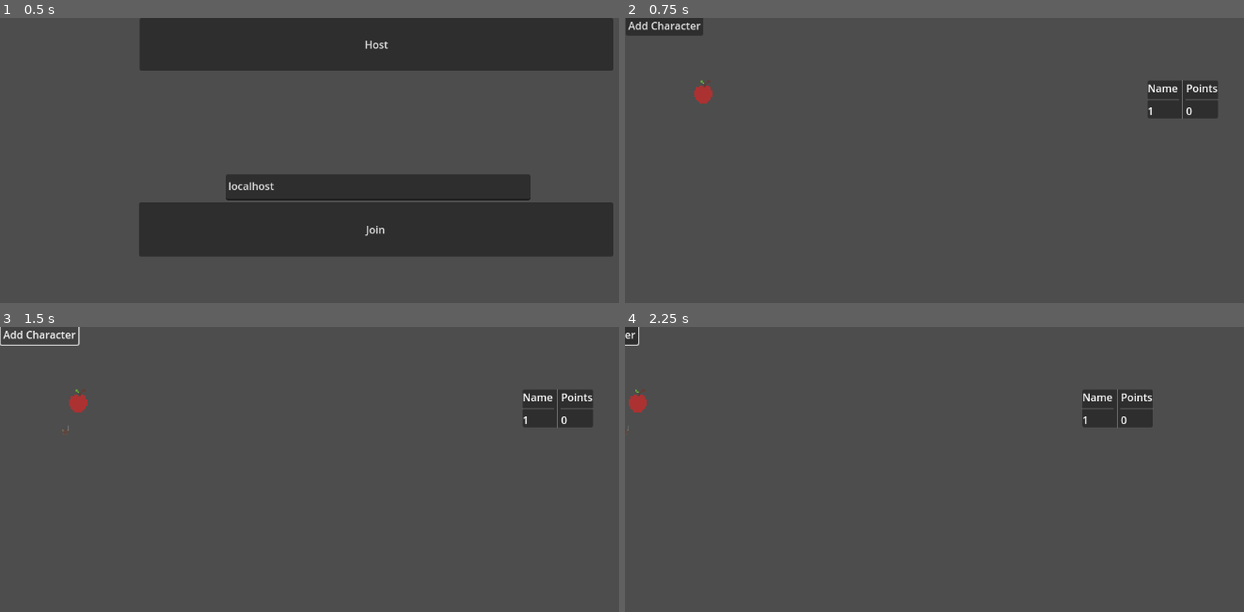
Above: before the commit, frames 1-4 (two rows, left to right).
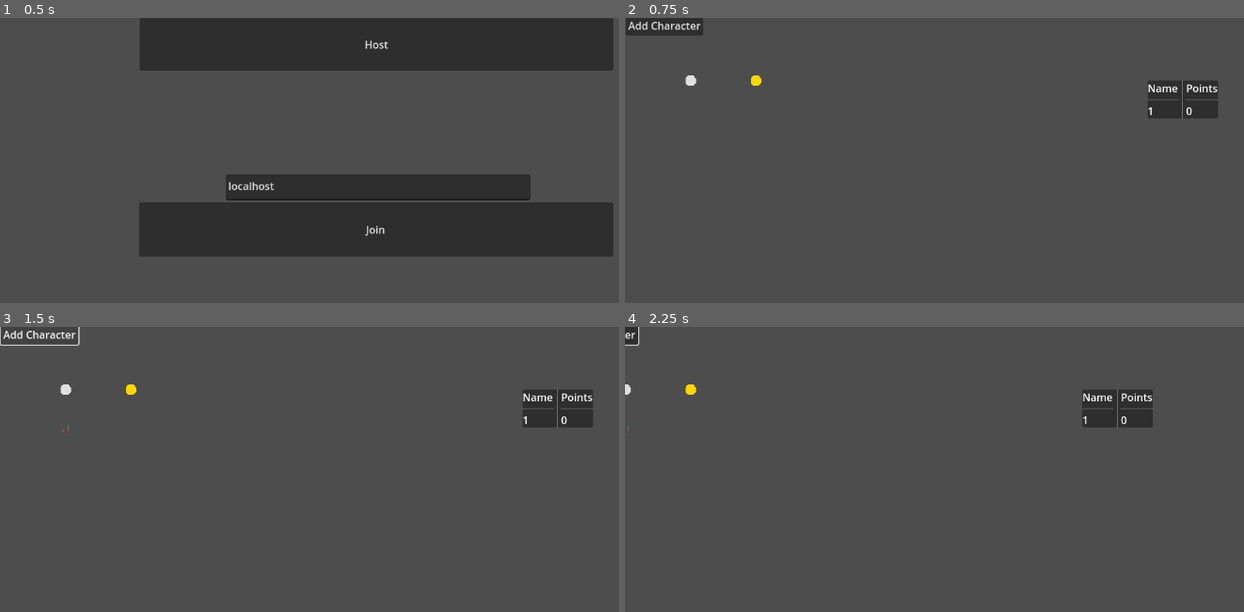
Above: after the commit, the same moments.

Repository: tomeng99/aoe-game-godot
Game: Godot game, scene res://scenes/Menu.tscn
Same seed, same stepped clock (60 frames per second), same inputs: the game is played once before the commit and once after it.
Inputs (mouse positions are in pixels of both pictures, inside the frame that each line leads up to):
- Up to frame 1 (0.5 s): no input
- Up to frame 2 (0.75 s): click "Host" at 0.5 s
- Up to frame 3 (1.5 s): click "Add Character" at 1.25 s
- Up to frame 4 (2.25 s): tap Enter at 2 s; move the mouse to (693, 429) at 2.02 s; hold Right (ui_right) from 2.03 s (still down); click (693, 429) at 2.17 s

Frame 1 is identical in both runs. In frame 2, 0.3% of the frame differs, in the area x 9-23%, y 20-31%; in frame 3, 0.3%; in frame 4, 0.2%.

Commit message:
Feature: Resource handling

Diff:
--- a/scenes/AnotherCharacterSlow.tscn
+++ b/scenes/AnotherCharacterSlow.tscn
@@ -1,6 +1,6 @@
 [gd_scene load_steps=5 format=3 uid="uid://dyfqrh1pynktn"]
 
-[ext_resource type="Script" path="res://scenes/character.gd" id="1_sh4du"]
+[ext_resource type="Script" path="res://scripts/character.gd" id="1_sh4du"]
 [ext_resource type="Texture2D" uid="uid://bb2vbok6qa2ys" path="res://resources/horse.tres" id="2_6743o"]
 
 [sub_resource type="RectangleShape2D" id="RectangleShape2D_nd2vt"]
--- a/scenes/Character.tscn
+++ b/scenes/Character.tscn
@@ -1,6 +1,6 @@
 [gd_scene load_steps=5 format=3 uid="uid://jrgtn7h5ckjh"]
 
-[ext_resource type="Script" path="res://scenes/character.gd" id="1_6msvc"]
+[ext_resource type="Script" path="res://scripts/character.gd" id="1_6msvc"]
 [ext_resource type="Texture2D" uid="uid://k8prr3csd3gv" path="res://resources/minions.tres" id="2_q11rq"]
 
 [sub_resource type="RectangleShape2D" id="RectangleShape2D_nd2vt"]
@@ -9,6 +9,9 @@
 properties/0/path = NodePath(".:position")
 properties/0/spawn = true
 properties/0/replication_mode = 1
+properties/1/path = NodePath(".:rotation")
+properties/1/spawn = true
+properties/1/replication_mode = 1
 
 [node name="Character" type="CharacterBody2D"]
 position = Vector2(94, 50)
--- a/scenes/Menu.tscn
+++ b/scenes/Menu.tscn
@@ -1,7 +1,7 @@
 [gd_scene load_steps=3 format=3 uid="uid://b0enmd52uw1gw"]
 
-[ext_resource type="Script" path="res://scenes/menu.gd" id="1_a28gd"]
-[ext_resource type="Script" path="res://scenes/multiplayer_spawner.gd" id="3_msxbj"]
+[ext_resource type="Script" path="res://scripts/menu.gd" id="1_a28gd"]
+[ext_resource type="Script" path="res://scripts/multiplayer_spawner.gd" id="3_msxbj"]
 
 [node name="Menu" type="Node2D"]
 script = ExtResource("1_a28gd")
@@ -46,7 +46,7 @@
 placeholder_text = "IP"
 
 [node name="MultiplayerSpawner" type="MultiplayerSpawner" parent="."]
-_spawnable_scenes = PackedStringArray("res://scenes/Player.tscn", "res://scenes/Character.tscn", "res://scenes/AnotherCharacterSlow.tscn", "res://scenes/apple.tscn", "res://scenes/Scoreboard.tscn")
+_spawnable_scenes = PackedStringArray("res://scenes/Player.tscn", "res://scenes/Character.tscn", "res://scenes/AnotherCharacterSlow.tscn", "res://scenes/Scoreboard.tscn", "res://scenes/resource.tscn", "res://scenes/resourceMesh.tscn")
 spawn_path = NodePath("..")
 script = ExtResource("3_msxbj")
 
--- a/scenes/Player.tscn
+++ b/scenes/Player.tscn
@@ -1,7 +1,7 @@
 [gd_scene load_steps=3 format=3 uid="uid://c6ye8nk3emdak"]
 
-[ext_resource type="Script" path="res://scenes/camera_2d.gd" id="1_rsto3"]
-[ext_resource type="Script" path="res://scenes/selection_box.gd" id="2_3f5gh"]
+[ext_resource type="Script" path="res://scripts/camera_2d.gd" id="1_rsto3"]
+[ext_resource type="Script" path="res://scripts/selection_box.gd" id="2_3f5gh"]
 
 [node name="Player" type="Node2D"]
 script = ExtResource("2_3f5gh")
--- a/scenes/apple.gd
+++ /dev/null
@@ -1,30 +0,0 @@
-extends Node2D
-
-# Called when the node enters the scene tree for the first time.
-func _ready() -> void:
-	$Area2D.body_entered.connect(_on_click)
-
-func _on_click(body: Node2D):
-	if multiplayer.is_server():
-		var scoreboard_points_node = get_tree().get_root().get_node_or_null("/root/Menu/Scoreboard/PanelContainer/Entries/Points")
-
-		var points_name = "Points_" + str(body.get_multiplayer_authority())
-		var points_node = scoreboard_points_node.get_node_or_null(points_name)
-
-		if points_node == null:
-			points_node = preload("res://scenes/Score.tscn").instantiate()
-			points_node.text = str(1)
-			points_node.name = points_name
-			scoreboard_points_node.add_child(points_node)
-
-			var scoreboard_names_node = get_tree().get_root().get_node_or_null("/root/Menu/Scoreboard/PanelContainer/Entries/Names")
-			var name_label = preload("res://scenes/Score.tscn").instantiate()
-			name_label.text = str(body.get_multiplayer_authority())
-			scoreboard_names_node.add_child(name_label)
-		else:
-			points_node.text = str(int(points_node.text)+1)
-
-
-# Called every frame. 'delta' is the elapsed time since the previous frame.
-func _process(delta: float) -> void:
-	pass
--- a/scenes/apple.tscn
+++ b/scenes/resource.tscn
@@ -1,7 +1,8 @@
-[gd_scene load_steps=5 format=3 uid="uid://8fxf5owjw5hj"]
+[gd_scene load_steps=6 format=3 uid="uid://8fxf5owjw5hj"]
 
-[ext_resource type="Script" path="res://scenes/apple.gd" id="1_j78od"]
-[ext_resource type="Texture2D" uid="uid://conpdhhjpr1gn" path="res://resources/apple.png" id="2_vf6d0"]
+[ext_resource type="Script" path="res://scripts/resource.gd" id="1_pgwip"]
+[ext_resource type="Texture2D" uid="uid://dsohcnf1pue0p" path="res://resources/gold.png" id="2_fehw4"]
+[ext_resource type="Texture2D" uid="uid://curms3lih3rmv" path="res://resources/iron.png" id="3_161sq"]
 
 [sub_resource type="SceneReplicationConfig" id="SceneReplicationConfig_gq58j"]
 properties/0/path = NodePath(".:position")
@@ -11,14 +12,10 @@
 [sub_resource type="CircleShape2D" id="CircleShape2D_xh3va"]
 radius = 19.4165
 
-[node name="Apple" type="Node2D"]
-script = ExtResource("1_j78od")
-
-[node name="TextureRect" type="TextureRect" parent="."]
-texture_filter = 1
-offset_right = 40.0
-offset_bottom = 40.0
-texture = ExtResource("2_vf6d0")
+[node name="resource" type="Node2D"]
+script = ExtResource("1_pgwip")
+gold_texture = ExtResource("2_fehw4")
+iron_texture = ExtResource("3_161sq")
 
 [node name="MultiplayerSynchronizer" type="MultiplayerSynchronizer" parent="."]
 replication_config = SubResource("SceneReplicationConfig_gq58j")
@@ -28,3 +25,5 @@
 [node name="CollisionShape2D" type="CollisionShape2D" parent="Area2D"]
 position = Vector2(19, 19)
 shape = SubResource("CircleShape2D_xh3va")
+
+[node name="Sprite2D" type="Sprite2D" parent="."]
--- /dev/null
+++ b/scenes/resourceMesh.tscn
@@ -0,0 +1,8 @@
+[gd_scene load_steps=3 format=3 uid="uid://bseifa0o1qyfy"]
+
+[ext_resource type="Script" path="res://scripts/resource_mesh.gd" id="1_rrr1a"]
+[ext_resource type="PackedScene" uid="uid://8fxf5owjw5hj" path="res://scenes/resource.tscn" id="2_0grkb"]
+
+[node name="ResourceMesh" type="Node2D"]
+script = ExtResource("1_rrr1a")
+resource_scene = ExtResource("2_0grkb")
--- a/scenes/menu.gd
+++ b/scripts/menu.gd
@@ -13,9 +13,8 @@
 	# Add the main scene first
 	#var main = main_scene.instantiate()
 	#add_child(main)
-	var apple = preload("res://scenes/apple.tscn").instantiate()
-	apple.global_position = Vector2(100, 100)
-	add_child(apple)
+	var resources = preload("res://scenes/resourceMesh.tscn").instantiate()
+	add_child(resources)
 	var scoreboard = preload("res://scenes/Scoreboard.tscn").instantiate()
 	scoreboard.global_position = Vector2(800, 100)
 	add_child(scoreboard)
--- /dev/null
+++ b/scripts/resource.gd
@@ -0,0 +1,67 @@
+extends Node2D
+
+@export var resource_name: String = "Generic Resource"
+@export var total_resource_amount: int = 10
+@export var required_time: int = 2
+
+@onready var sprite: Sprite2D = $Sprite2D  # Reference to the sprite
+
+@export var gold_texture: Texture2D
+@export var iron_texture: Texture2D
+
+
+var tracked_players = {}
+var extracted_resource = 0
+
+func _ready() -> void:
+	apply_texture();
+	$Area2D.body_entered.connect(_on_enter)
+	$Area2D.body_exited.connect(_on_exit)
+
+	var check_timer = Timer.new()
+	check_timer.wait_time = 1
+	check_timer.autostart = true
+	check_timer.timeout.connect(_check_players)
+	add_child(check_timer)
+
+func _on_enter(body: Node2D):
+	if multiplayer.is_server():
+		tracked_players[body] = 0
+
+func _on_exit(body: Node2D):
+	if body in tracked_players:
+		tracked_players.erase(body)
+
+func _check_players():
+	if multiplayer.is_server():
+		for player in tracked_players.keys():
+			tracked_players[player] += 1
+
+			if tracked_players[player] >= required_time:
+				tracked_players[player] -= required_time
+				update_scoreboard(player)
+				extracted_resource += 1
+				if extracted_resource >= total_resource_amount:
+					pass
+					# TODO  despawn_resource() I did not get this to work with mp :))
+
+func update_scoreboard(body: Node2D):
+	var scoreboard_points_node = get_tree().get_root().get_node_or_null("/root/Menu/Scoreboard/PanelContainer/Entries/Points")
+
+	if scoreboard_points_node:
+		var points_name = "Points" + "_" + str(body.get_multiplayer_authority())
+		var points_node = scoreboard_points_node.get_node_or_null(points_name)
+		points_node.text = str(int(points_node.text) + 1)
+
+func despawn_resource():
+	print(resource_name, "depleted! Despawning...")
+	queue_free()  # Remove from scene
+
+func apply_texture():
+	match resource_name:
+		"gold":
+			sprite.texture = gold_texture
+		"iron":
+			sprite.texture = iron_texture
+		_:
+			print("Unknown resource type:", resource_name)
--- /dev/null
+++ b/scripts/resource_mesh.gd
@@ -0,0 +1,16 @@
+extends Node2D
+
+@export var resource_scene: PackedScene
+
+# Called when the node enters the scene tree for the first time.
+func _ready() -> void:
+	spawn_resource("iron", Vector2(100, 100))
+	spawn_resource("gold", Vector2(200, 100))
+
+
+func spawn_resource(resource_type: String, spawn_position: Vector2):
+	var resource_instance = resource_scene.instantiate()
+	resource_instance.position = spawn_position
+	resource_instance.resource_name = resource_type
+	add_child(resource_instance)
+	print("Spawned", resource_type, "at:", spawn_position)
Binary file added: resources/gold.png
Not shown, added: resources/gold.png.import
Binary file added: resources/iron.png
Not shown, added: resources/iron.png.import
Renamed: scenes/camera_2d.gd -> scripts/camera_2d.gd
Renamed: scenes/character.gd -> scripts/character.gd
Renamed: scenes/multiplayer_spawner.gd -> scripts/multiplayer_spawner.gd
Renamed: scenes/selection_box.gd -> scripts/selection_box.gd
Not shown, added: scenes/res297B.tmp
Not shown, added: scenes/res2C66.tmp
Not shown, added: scenes/res56E1.tmp
Not shown, added: scenes/resE4E3.tmp
